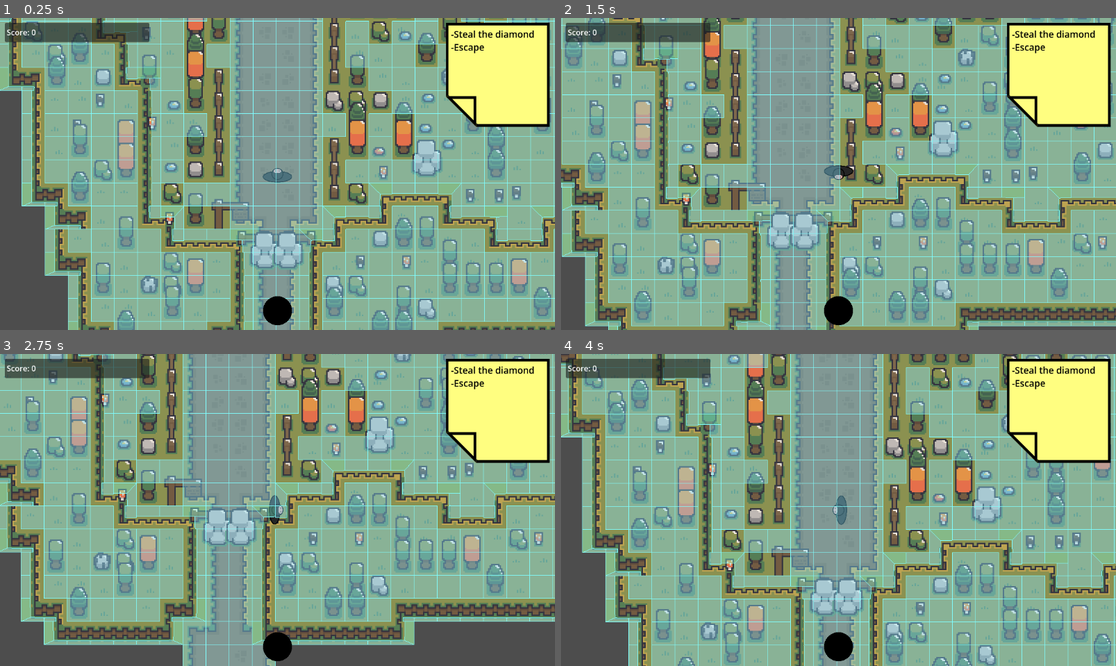
Above: before the commit, frames 1-4 (two rows, left to right).
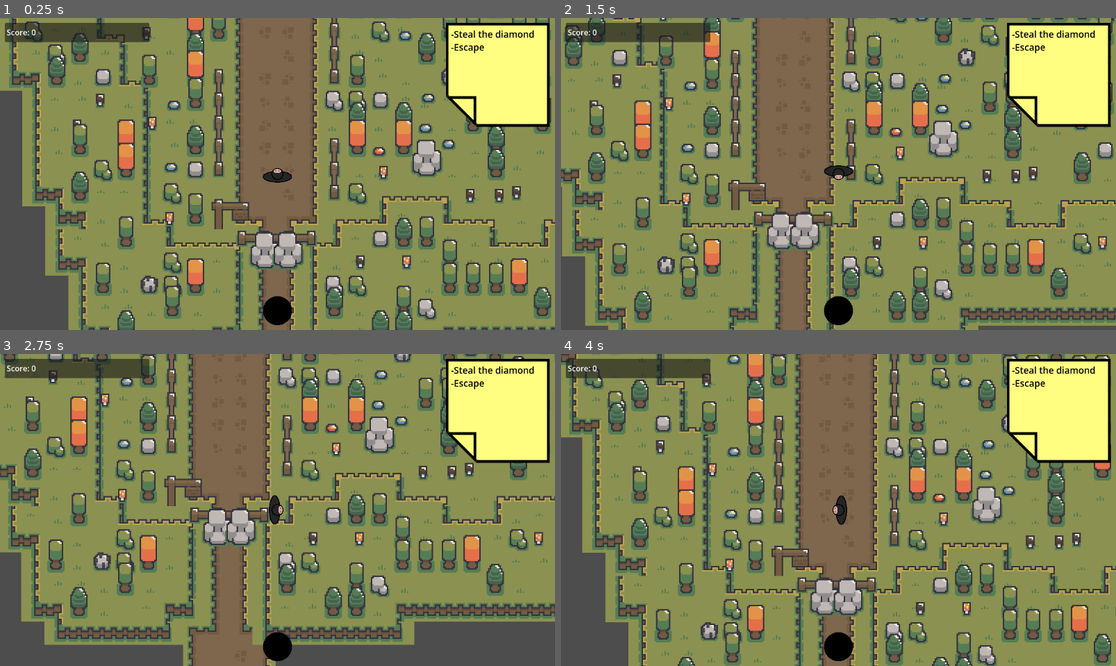
Above: after the commit, the same moments.

Repository: Quackstir/Game-Jam
Game: Godot game, scene res://Levels/ChrisTest/ChrisTestLevel.tscn
Two runs of this game, one before a commit and one after it. Both use one fixed random seed, a clock stepped at 60 frames per second and the inputs below. This scene is started directly instead of the project's main scene. Sound files missing from this copy of the repository are replaced by a short silence.
Inputs:
- Up to frame 1 (0.25 s): no input
- Up to frame 2 (1.5 s): tap Enter at 0.5 s; hold D (move_right) 0.53-1.28 s; hold Q (activate_mask) 0.53-1.28 s; hold S (move_down) from 1.28 s (still down); tap E (interact) at 1.35 s
- Up to frame 3 (2.75 s): release S (move_down) at 2.03 s; hold D (move_right) from 2.03 s (still down); hold Q (activate_mask) from 2.03 s (still down)
- Up to frame 4 (4 s): tap Space at 2.75 s; release D (move_right) at 2.78 s; release Q (activate_mask) at 2.78 s; hold W (move_up) 2.78-3.53 s; tap E (interact) at 2.85 s; hold A (move_left) from 3.53 s (still down); hold Q (activate_mask) from 3.53 s (still down)

The runs differ from the first frame. In frame 1, 68% of the frame differs, in the area x 0-100%, y 0-100%; in frame 2, 73%; in frame 3, 65%; in frame 4, 69%.
Error in both runs: Invalid call. Nonexistent function 'get_current_level' in base 'Nil'. (res://NPCs/Enemy/Guards/basic_guard.gd:178)

Commit message:
Finishing Level 2
Level 2, to my knowledge is all done

Diff:
--- a/Global Game Jam 2026/GlobalGameJam2026/Levels/ChrisTest/ChrisTestLevel.tscn
+++ b/Global Game Jam 2026/GlobalGameJam2026/Levels/ChrisTest/ChrisTestLevel.tscn
@@ -115,7 +115,6 @@
 use_parent_material = true
 tile_map_data = PackedByteArray("AAARACkAAQAFAAMAAAARACoAAQAFAAMAAAARACsAAQAGAAMAAAARACwAAQAGAAEAAAARAC0AAQAGAAMAAAARAC …(96032 unchanged characters)…
 tile_set = ExtResource("1_vplco")
-navigation_visibility_mode = 1
 
 [node name="WallLayer" type="TileMapLayer" parent="TileMap" unique_id=1810063769]
 use_parent_material = true
@@ -163,6 +162,7 @@
 curve = SubResource("Curve2D_ifelj")
 
 [node name="PathFollow2D" type="PathFollow2D" parent="Guard Placement/Camp 1/Camp Guard/Path2D" unique_id=105714527]
+position = Vector2(662, 1742)
 rotates = false
 
 [node name="BasicGuard" parent="Guard Placement/Camp 1/Camp Guard/Path2D/PathFollow2D" unique_id=1100359727 node_paths=PackedStringArray("patrol_path", "path_follow") instance=ExtResource("2_wsoc6")]
